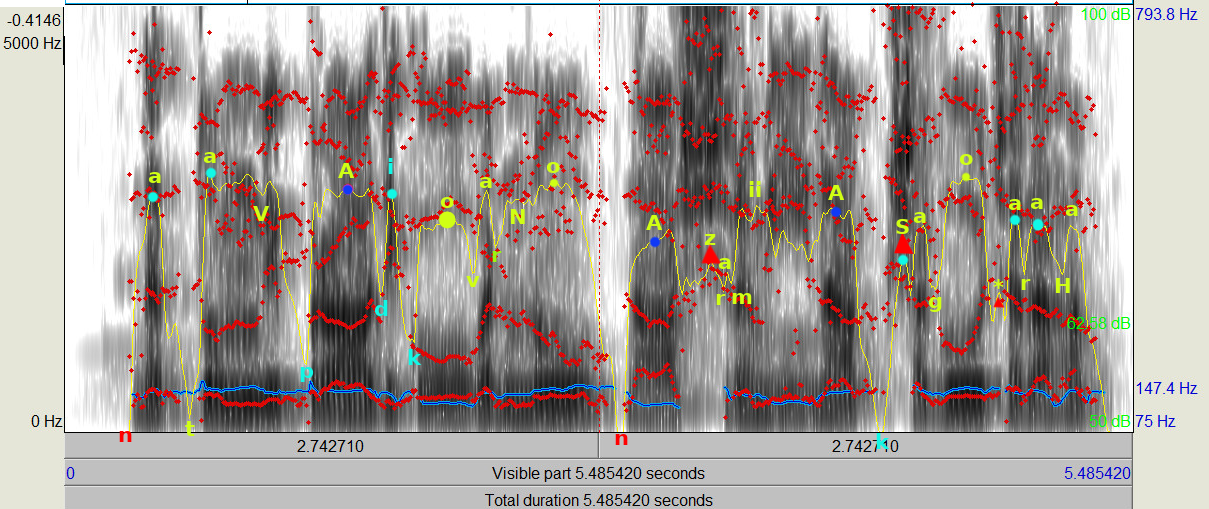
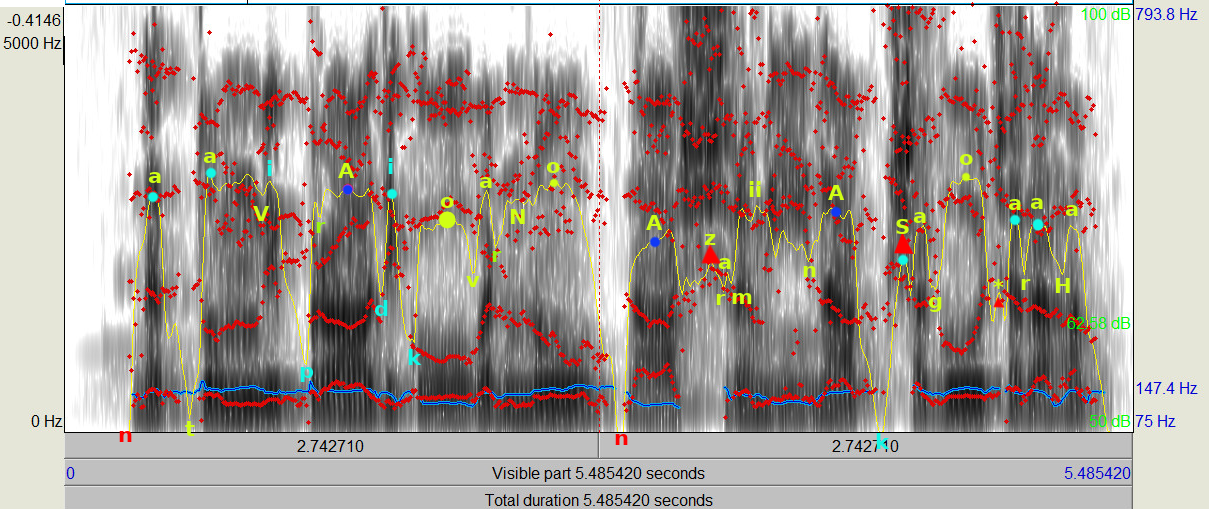
Layer changes from the first (1209, 509) image to the second:
added layer "n #2" above "a #7" over (803, 266, 816, 277)
added layer "r #3" above "r #1" over (316, 222, 326, 233)
added layer "i #1" above "i" over (267, 160, 272, 176)
